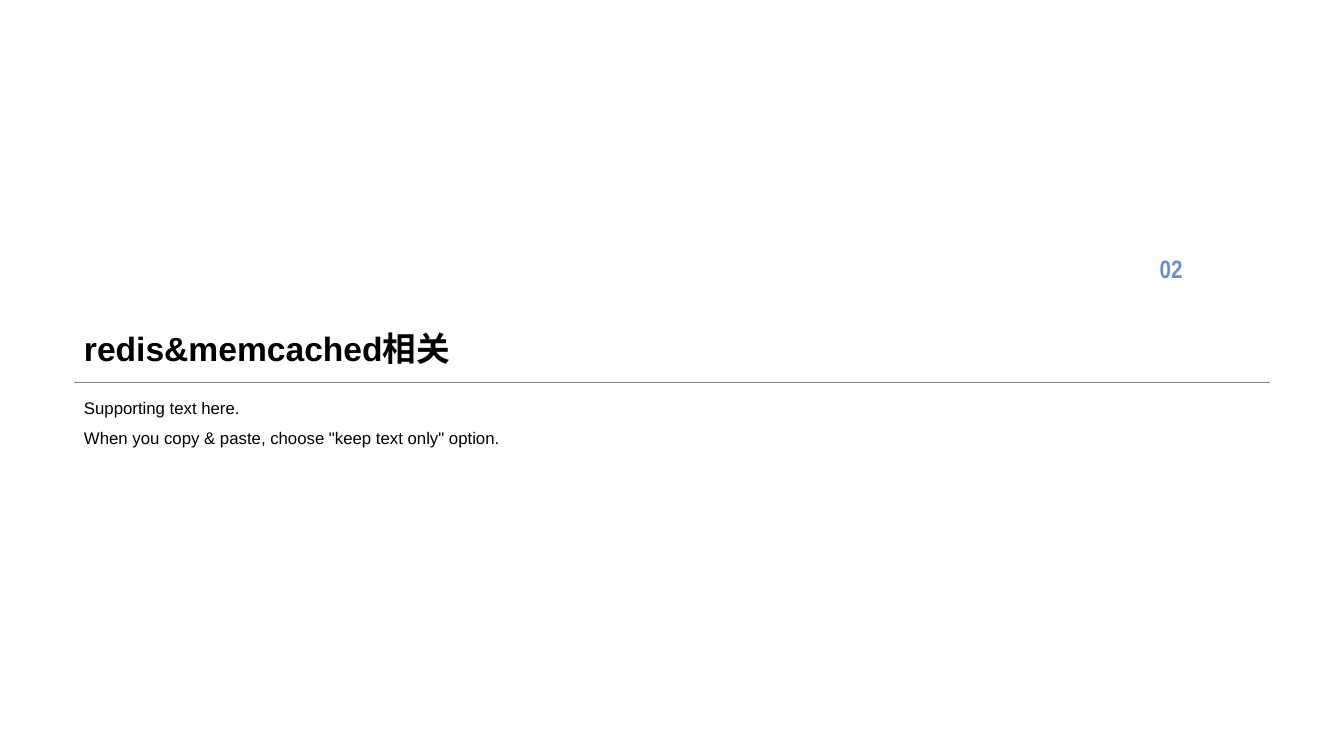
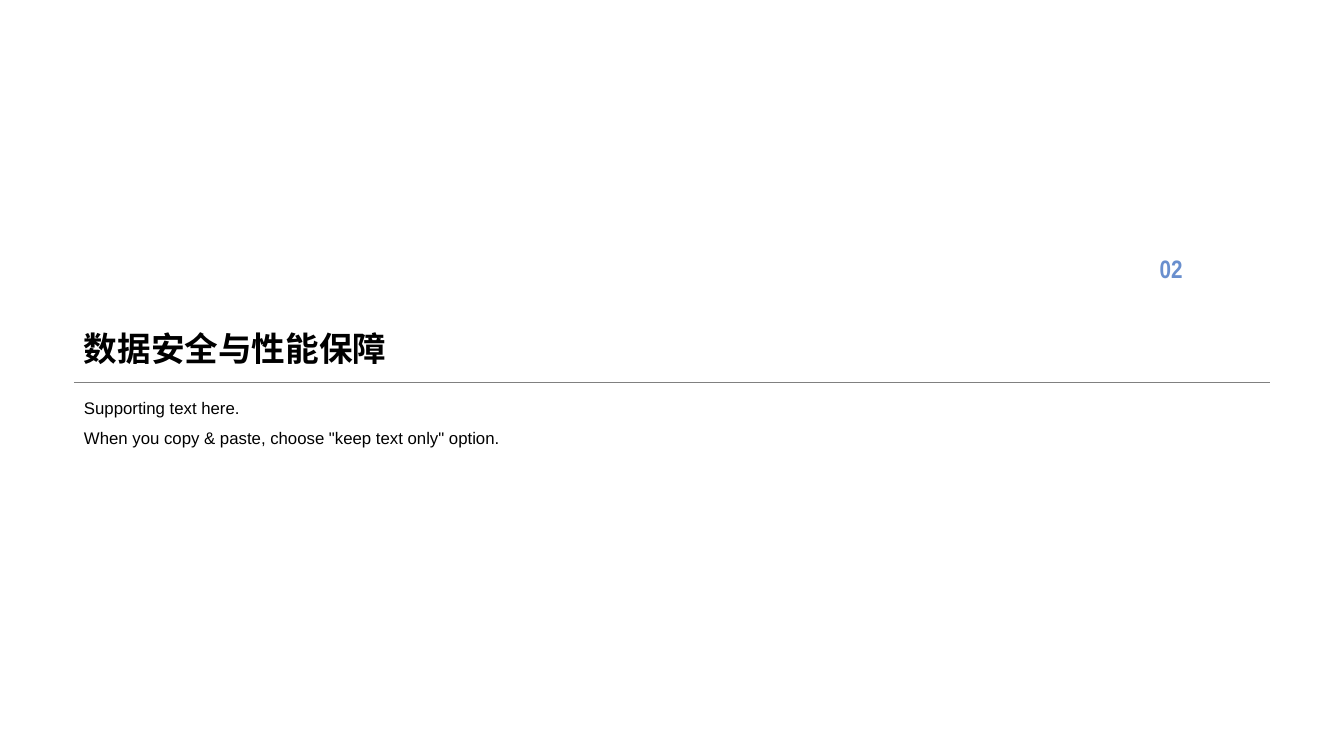
Before and after one commit to SoaringPhoenix/a-few-files, a slide deck: slide 7 of redis&memcached.pptx. Drawn at 1344x756 pixels with LibreOffice and Linux fonts; fonts in the diff are those of the drawing; background and template pictures are left out. Boxes give left, top, right and bottom in pixels: in the first picture for what was removed or moved away, otherwise in the second. Text is boxed around its words. In the diff, an @@ line names an element or a change of style, - is before the commit and + after.

```diff
--- a/redis&memcached.pptx
+++ b/redis&memcached.pptx
@@ title at (84,332,386,364): text changed @@
-redis&memcached相关
+数据安全与性能保障
```
Also in this commit, not shown: 2 other slides changed, 5 slides added.
